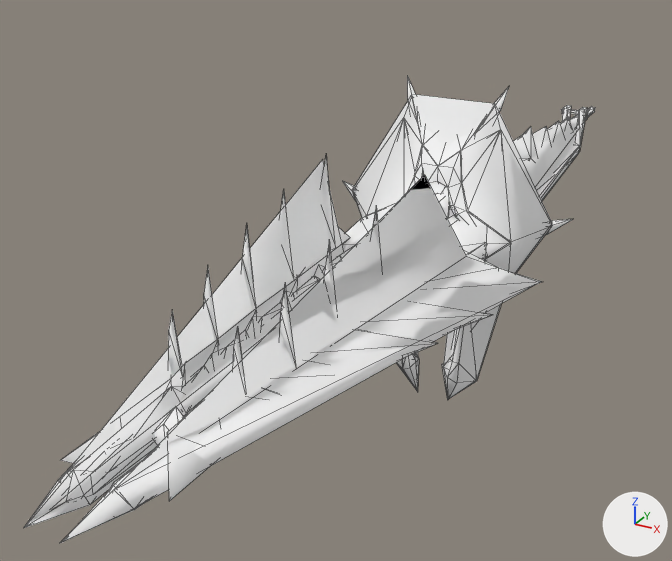
The glTF model docs/models/weapons/w04/134.glb: old version first, new version second.
Before and after are seen from a 50 mm camera at (0.76, -2.16, 0.59) aimed at (-0.22, -0.37, -0.31). Arrows for +X, +Y and +Z are at lower right; the lights stay in place. The older version comes first. Mesh edges are drawn as thin lines. Vertices at exactly the same position are counted once.

Objects in the first picture: 'Group[0]', 'Group[100]', 'Group[1]', 'Group[2]'.
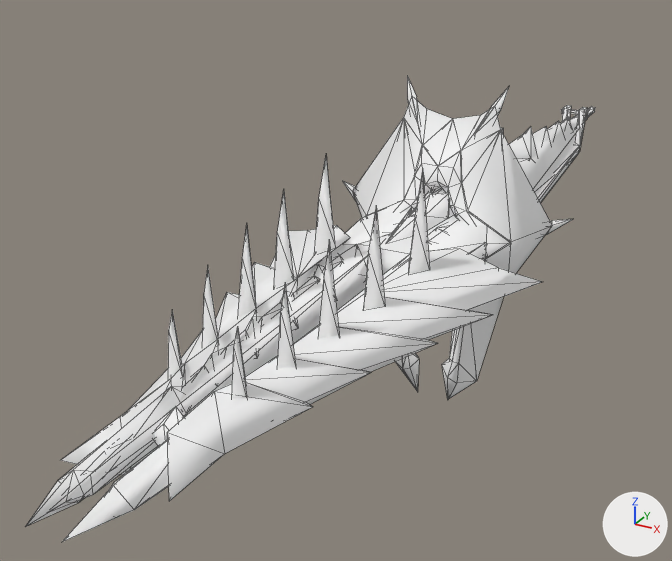
Location of each change, [x1, y1, x2, y2] in pixels of the pictures (672 x 561 px):
```json
{"object": "Group[1]", "change": "reshaped", "before": [24, 157, 542, 543], "after": [25, 157, 542, 542]}
{"part": 1, "of": "me_group_1", "change": "deleted", "before": [61, 175, 534, 543]}
{"part": 2, "of": "me_group_1", "change": "deleted", "before": [24, 160, 344, 528]}
{"part": 3, "of": "me_group_2", "change": "deleted", "before": [353, 94, 552, 399]}
```

Scene script edits in JSON lines:
```json
{"block": "me_group_1", "where": "# used by ob_group_1; location = (0.0, 0.0, 0.0)"}
{"op": "remove", "block": "me_group_1", "code": "me_group_1.from_pydata(...)  # 166 vertices, 247 faces; spans x -0.3..0.3, y -1.522..-0.459, z -0.225..0.086"}
{"op": "add", "block": "me_group_1", "code": "me_group_1.from_pydata(...)  # 150 vertices, 223 faces; spans x -0.3..0.3, y -1.519..-0.459, z -0.225..0.086"}
{"block": "me_group_1", "change": "me_group_1 part 1: the loose piece of 8 vertices spanning x 0.014..0.294, y -1.522..-0.463, z -0.218..0.075 is deleted"}
{"block": "me_group_1", "change": "me_group_1 part 2: the loose piece of 8 vertices spanning x -0.294..-0.014, y -1.522..-0.463, z -0.218..0.075 is deleted"}
{"block": "me_group_2", "where": "# used by ob_group_2; location = (0.0, 0.0, 0.0)"}
{"op": "remove", "block": "me_group_2", "code": "me_group_2.from_pydata(...)  # 193 vertices, 338 faces; spans x -0.288..0.288, y -0.329..-0.213, z -0.612..0.164"}
{"op": "add", "block": "me_group_2", "code": "me_group_2.from_pydata(...)  # 172 vertices, 300 faces; spans x -0.288..0.288, y -0.321..-0.213, z -0.612..0.164"}
{"block": "me_group_2", "change": "me_group_2 part 3: the loose piece of 21 vertices spanning x -0.248..0.248, y -0.329..-0.239, z -0.611..0.127 is deleted"}
```
